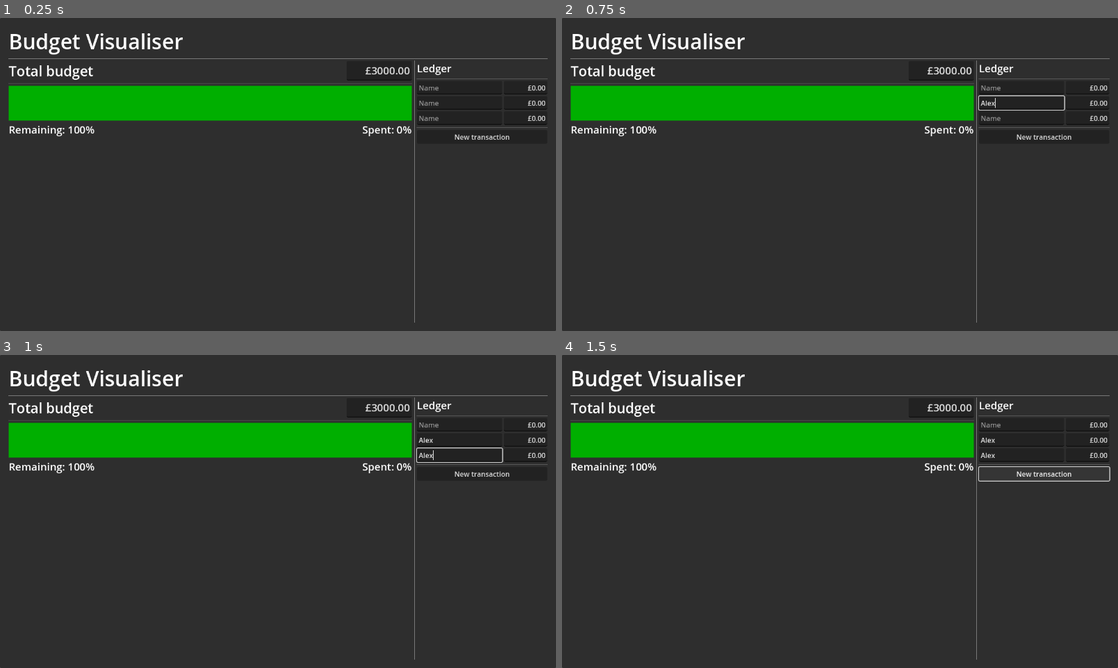
Above: before the commit, frames 1-4 (two rows, left to right).
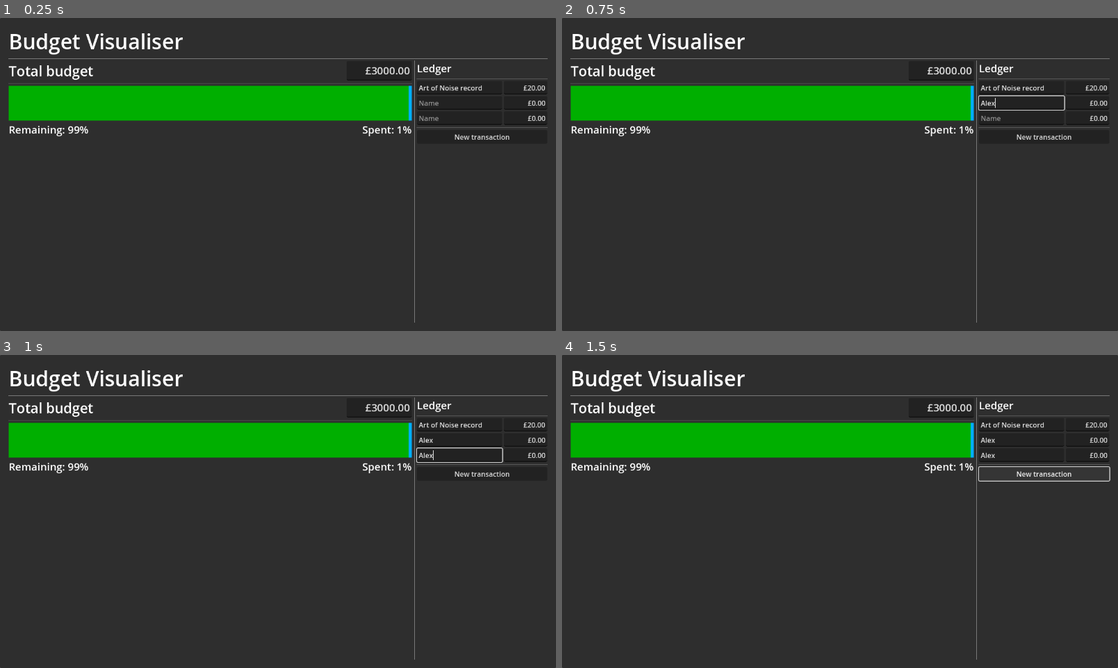
Above: after the commit, the same moments.

Repository: phrasmotica/budget-visualiser
Game: Godot game, scene res://app.tscn
The game is run twice, just before and just after one commit, with the same random seed, the same clock (stepped at 60 frames per second) and the same inputs.
Inputs (mouse positions are in pixels of both pictures, inside the frame that each line leads up to):
- Up to frame 1 (0.25 s): no input
- Up to frame 2 (0.75 s): click (1023, 102) at 0.52 s; type "Alex" at 0.6 s
- Up to frame 3 (1 s): click (461, 455) at 0.75 s; type "Alex" at 0.83 s
- Up to frame 4 (1.5 s): click "New transaction" at 1.25 s

The runs differ from the first frame. In frame 1, 0.3% of the frame differs, in the area x 12-99%, y 21-37%; in frame 2, 0.3%; in frame 3, 0.3%; in frame 4, 0.3%.

Commit message:
Fix implementation of money edit, transaction input and ledger panel scenes

Diff:
--- a/scenes/money_edit.tscn
+++ b/scenes/money_edit.tscn
@@ -11,3 +11,7 @@
 context_menu_enabled = false
 script = ExtResource("1_6j2ht")
 amount = 100.0
+
+[connection signal="focus_entered" from="." to="." method="_on_focus_entered"]
+[connection signal="focus_exited" from="." to="." method="_on_focus_exited"]
+[connection signal="text_submitted" from="." to="." method="_on_text_submitted"]
--- a/scripts/ledger_panel.gd
+++ b/scripts/ledger_panel.gd
@@ -11,6 +11,9 @@
 func _ready():
 	for ti: TransactionInput in transaction_inputs:
 		ti.adjust_transaction.connect(handle_adjust_transaction)
+
+		# TODO: collect the initial transactions in a more efficient way
+		ti.adjust()
 
 func handle_adjust_transaction(transaction_id: int, transaction_name: String, amount: float):
 	print("Transaction " + str(transaction_id) + " for " + transaction_name + " has amount " + str(amount))
--- a/scripts/money_edit.gd
+++ b/scripts/money_edit.gd
@@ -8,25 +8,28 @@
 
 		format_text()
 
-		if not prevent_callback:
-			amount_changed.emit(amount)
-
-var prevent_callback := false
-
 signal amount_changed(amount: float)
 
 func _ready():
 	format_text()
-
-func set_amount(x: float):
-	prevent_callback = true
-
-	amount = x
-
-	prevent_callback = false
 
 func format_text():
 	if amount >= 0:
 		text = "£%.2f" % amount
 	else:
 		text = "-£%.2f" % -amount
+
+func _on_text_submitted(new_text: String) -> void:
+	amount = new_text.to_float()
+
+	amount_changed.emit(amount)
+
+func _on_focus_entered() -> void:
+	text = str(amount)
+
+	select_all()
+
+func _on_focus_exited() -> void:
+	amount = text.to_float()
+
+	amount_changed.emit(amount)
--- a/scripts/transaction_input.gd
+++ b/scripts/transaction_input.gd
@@ -8,6 +8,8 @@
 	set(value):
 		transaction_name = value
 
+		print("transaction_name " + transaction_name)
+
 		if not prevent_callback:
 			update_name()
 
@@ -15,6 +17,8 @@
 var amount: float:
 	set(value):
 		amount = value
+
+		print("amount " + str(amount))
 
 		if not prevent_callback:
 			update_amount()
@@ -31,6 +35,9 @@
 
 func _ready():
 	_transaction_id = RandomNumberGenerator.new().randi()
+
+	update_name()
+	update_amount()
 
 func adjust():
 	adjust_transaction.emit(_transaction_id, transaction_name, amount)
@@ -49,9 +56,7 @@
 	prevent_callback = false
 
 func _on_name_edit_text_submitted(new_text: String) -> void:
-	prevent_callback = true
 	transaction_name = new_text
-	prevent_callback = false
 
 	adjust()
 
